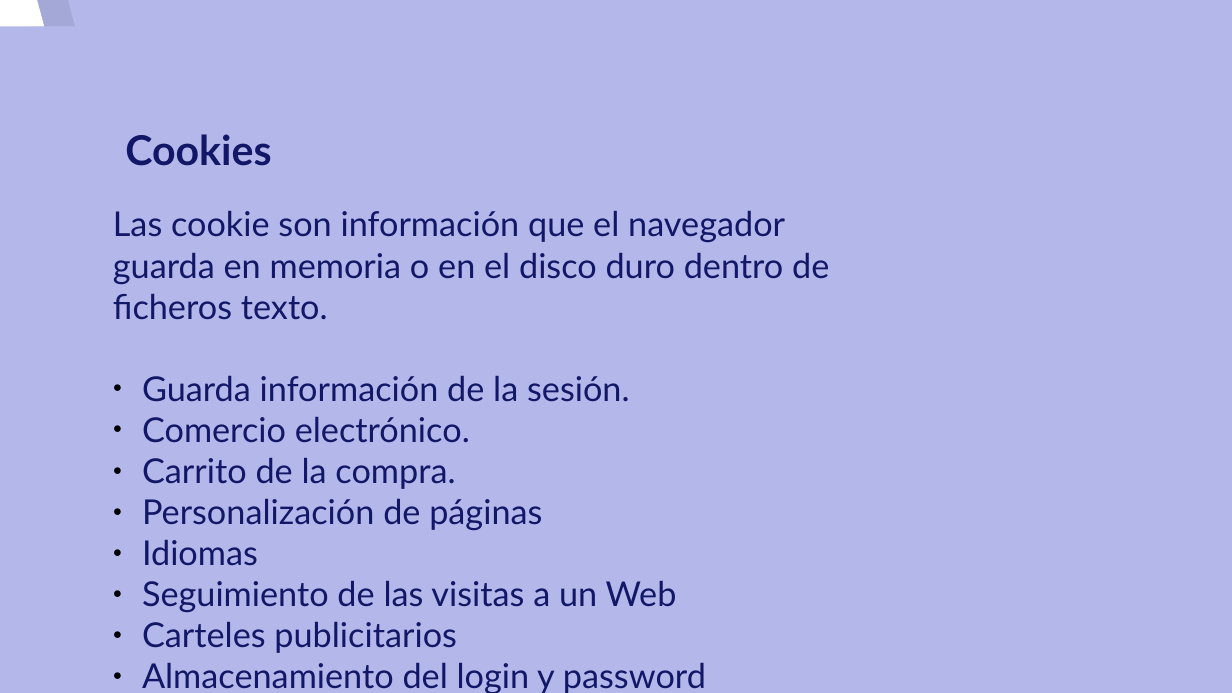
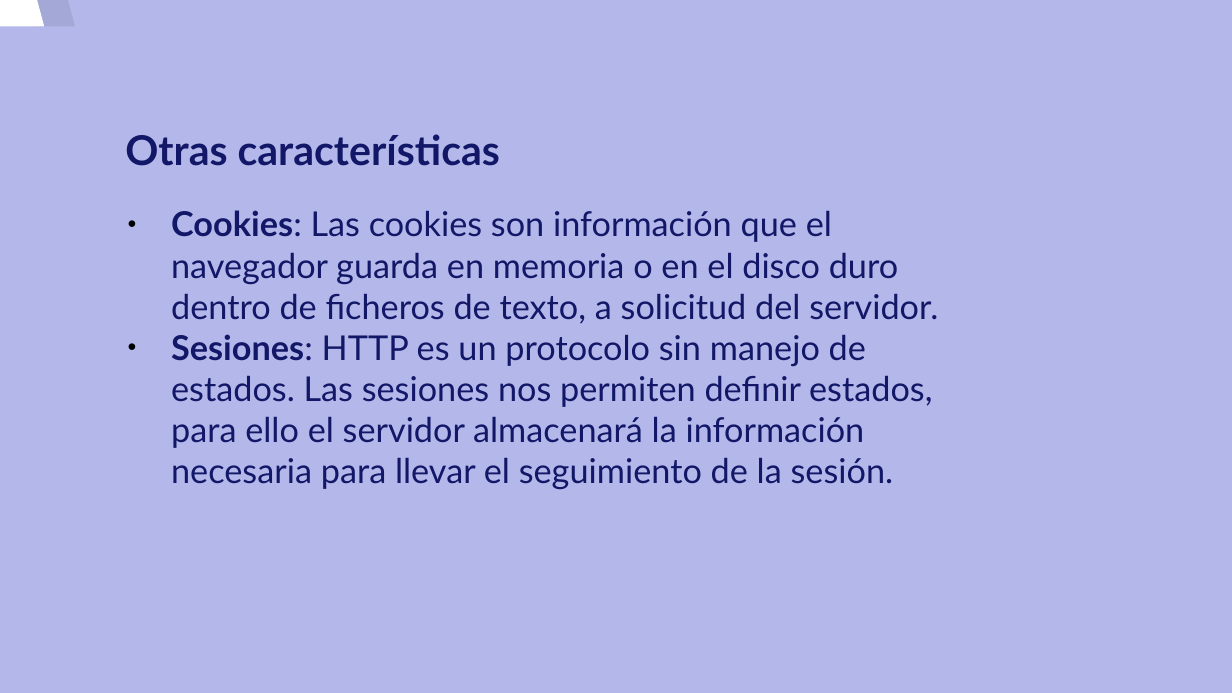
Before and after one commit to carloskuce/SRI, a slide deck: slide 9 of curso/u1/u1.odp. Drawn at 1232x693 pixels with LibreOffice and Linux fonts; fonts in the diff are those of the drawing. Boxes give left, top, right and bottom in pixels: in the first picture for what was removed or moved away, otherwise in the second. Text is boxed around its words. In the diff, an @@ line names an element or a change of style, - is before the commit and + after.

```diff
--- a/curso/u1/u1.odp
+++ b/curso/u1/u1.odp
@@ title at bbox=[125, 134, 500, 166]: text changed @@
-Cookies
+Otras características
@@ text at bbox=[171, 210, 938, 489]: text changed @@
-Las cookie son información que el navegador guarda en memoria o en el disco duro dentro de ficheros texto.
-● Guarda información de la sesión.
-● Comercio electrónico.
-● Carrito de la compra.
-● Personalización de páginas
-● Idiomas
-● Seguimiento de las visitas a un Web
-● Carteles publicitarios
-● Almacenamiento del login y password
+● Cookies: Las cookies son información que el navegador guarda en memoria o en el disco duro dentro de ficheros de texto, a solicitud del servidor.
+● Sesiones: HTTP es un protocolo sin manejo de estados. Las sesiones nos permiten definir estados, para ello el servidor almacenará la información necesaria para llevar el seguimiento de la sesión.
```
Also in this commit, not shown: 3 other slides changed, 1 slide added, 1 slide removed, 2 other files.
